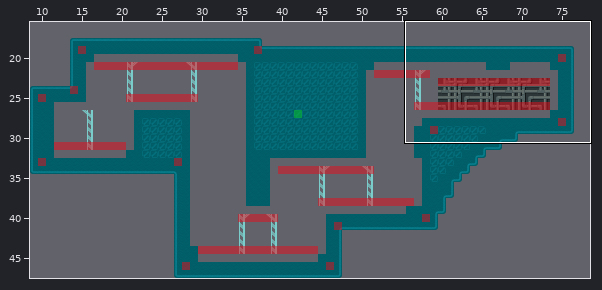
Two states of a Tiled map (JSON), assets/jsons/levels/level3.json. Above: a wide view before the commit, with the close-up outlined.
Close-up. Before the commit:
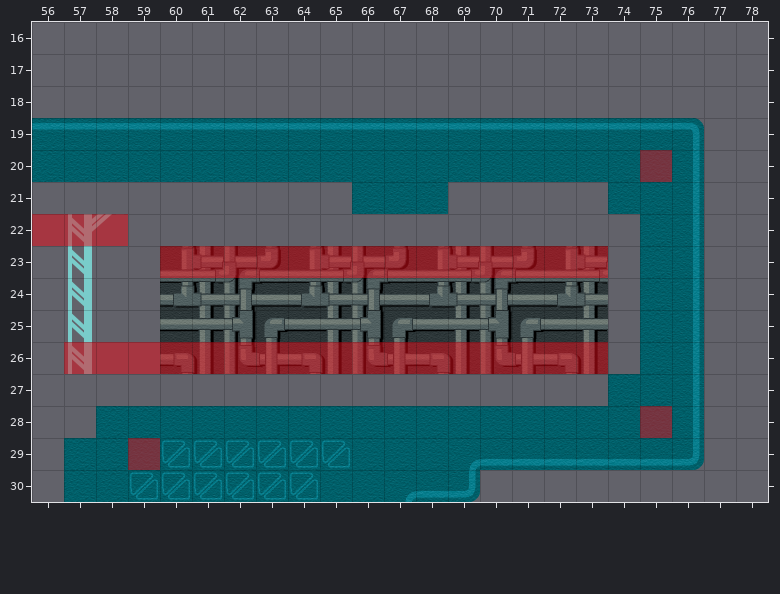
Cells are 64x64 px. Shown: x 56..78, y 16..30. Not drawn, because the pictures are missing: unchanged layer "Terrain".
After the commit:
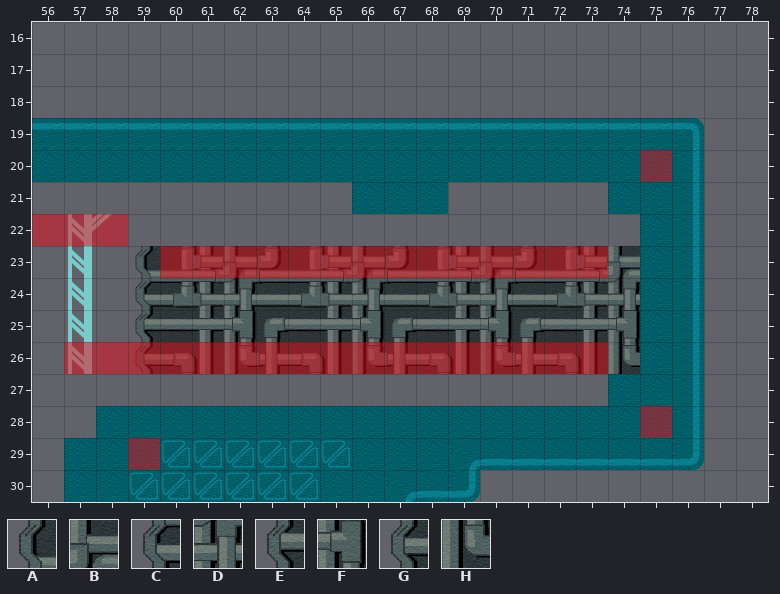
Key: from "reactor": A 0 "reactor", B 3 "reactor", C 5 "reactor", D 8 "reactor", E 10 "reactor", F 13 "reactor", G 15 "reactor", H 18 "reactor".
_ is an empty cell, . an unchanged one.
Commit: reactor start
Changes in this commit:
--- layer "Reactor"
@@ x 59..74 @@
-23 _.............._
-24 _.............._
-25 _.............._
-26 _.............._
+23 A..............B
+24 C..............D
+25 E..............F
+26 G..............H
Where, in picture pixels (left, top, right, bottom), the same in both close-ups:
added: (135, 246, 160, 374)
added: (608, 246, 640, 374)
